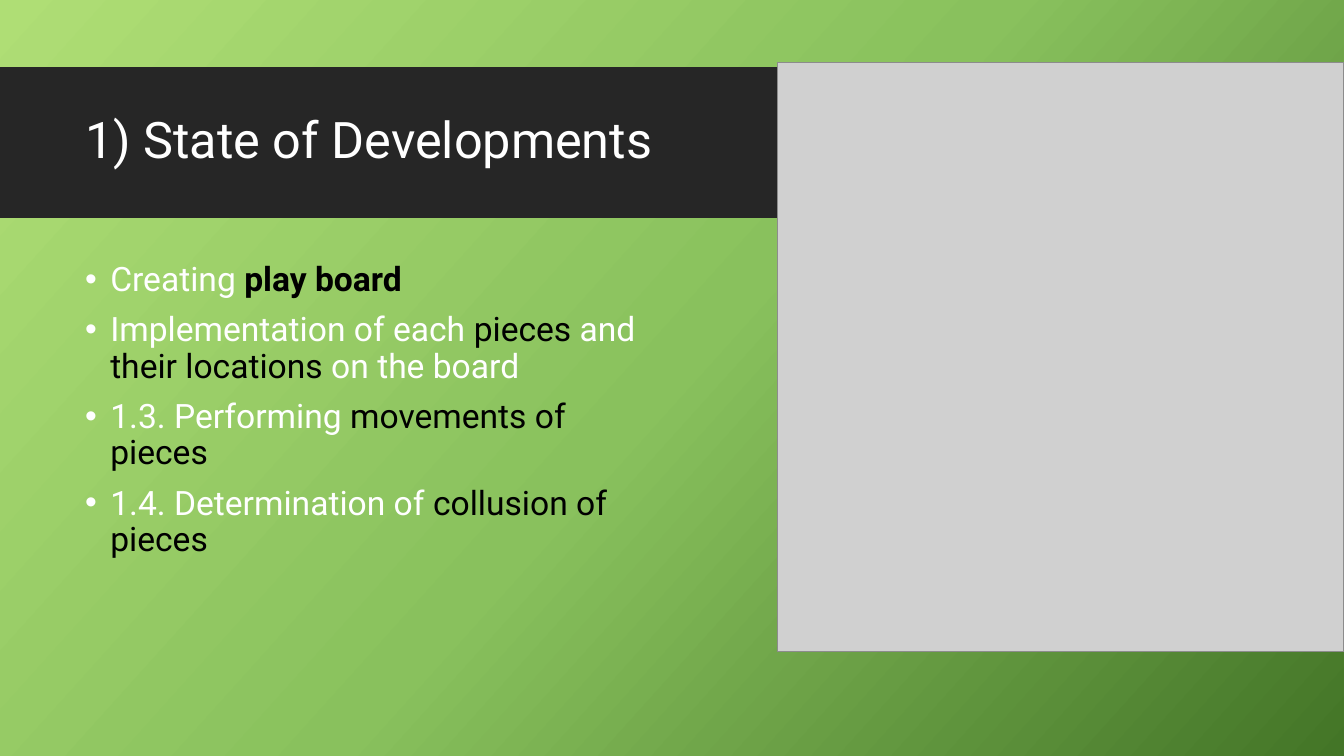
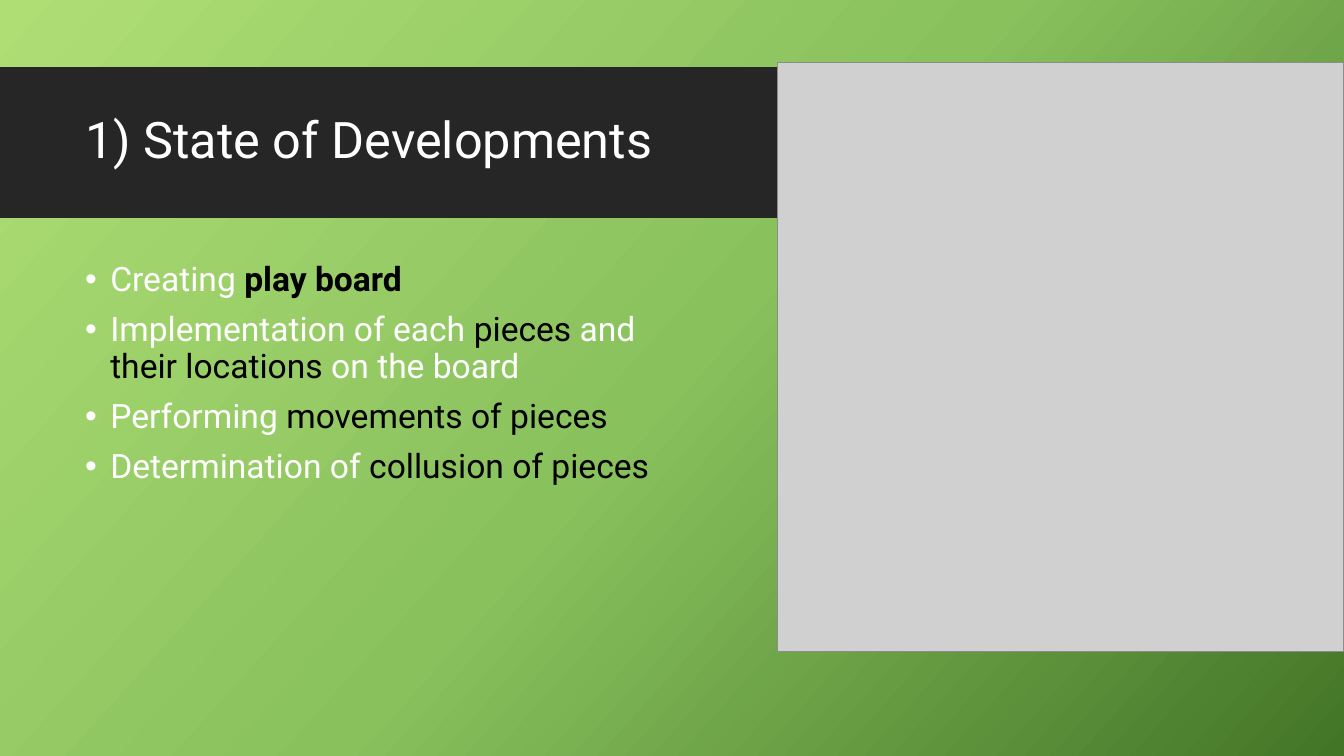
Before and after one commit to RubinDaija/QuantumChess, a slide deck: slide 2 of Presentation (Iteration 1) .pptx. Drawn at 1344x756 pixels with LibreOffice and Linux fonts; fonts in the diff are those of the drawing; grey boxes stand for pictures; background and template pictures are left out. Boxes give left, top, right and bottom in pixels: in the first picture for what was removed or moved away, otherwise in the second. Text is boxed around its words. In the diff, an @@ line names an element or a change of style, - is before the commit and + after.

Commit message:
Presentation file of first iteration

```diff
--- a/Presentation (Iteration 1) .pptx
+++ b/Presentation (Iteration 1) .pptx
@@ text at bbox=[110, 402, 649, 485]: text changed @@
-• 1.3. Performing movements of pieces
-• 1.4. Determination of collusion of pieces
+• Performing movements of pieces
+• Determination of collusion of pieces
```
